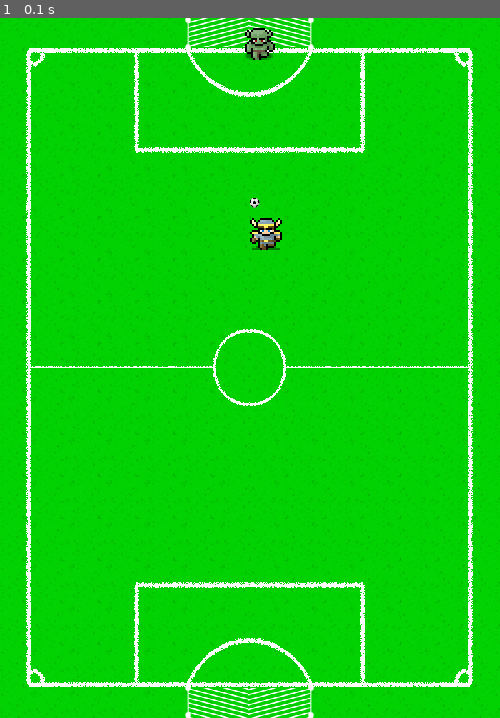
Above: before the commit, frame 1.
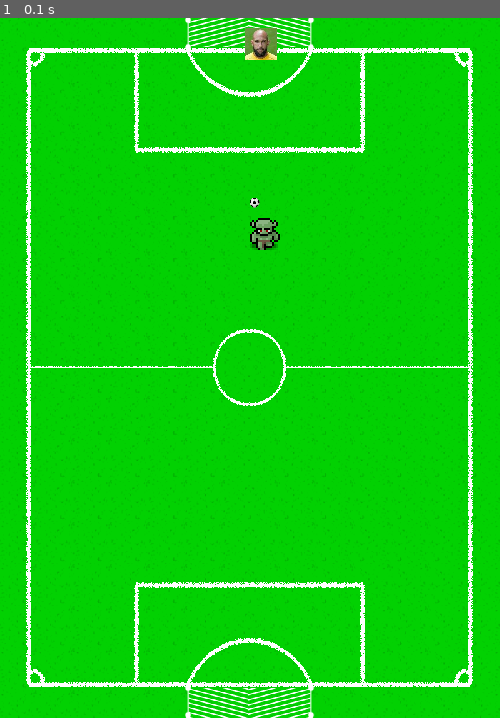
Above: after the commit, the same moment.

Repository: gichero/python-Exercises
Game: pygame game, started from Week2/pygame2/penaltyShootout2.py
Same seed, same stepped clock (60 frames per second), same inputs: the game is played once before the commit and once after it.
Inputs:
- Up to frame 1 (0.1 s): no input

The runs differ from the first frame. In frame 1, 0.5% of the frame differs, in the area x 49-57%, y 1-34%.

Commit message:
updates on goalie events

Diff:
--- a/Week2/pygame2/penaltyShootout.py
+++ b/Week2/pygame2/penaltyShootout.py
@@ -51,14 +51,14 @@
     ball = Ball(250, 180)
     pygame.init()
 
-    sscreen = pygame.display.set_mode((width, height))
+    screen = pygame.display.set_mode((width, height))
     pygame.display.set_caption('Penalty Shootout')
     clock = pygame.time.Clock()
     stop_game = False
     gameExit = False
     image = pygame.image.load('football-pitch2.png').convert_alpha()
-    playerimage = pygame.image.load('hero.png').convert_alpha()
-    goalieimage = pygame.image.load('monster.png').convert_alpha()
+    playerimage = pygame.image.load('monster.png').convert_alpha()
+    goalieimage = pygame.image.load('howard.png').convert_alpha()
     ballimage = pygame.image.load('football.png').convert_alpha()
     counter = 0
 
@@ -91,7 +91,7 @@
                 screen.blit(ballimage,(250,180))
 
                 pygame.display.update()
-                clock.tick(60)
+                clock.tick(10)
 
             # if movement >=165 and movement <= 300:
             #
@@ -109,7 +109,7 @@
             screen.blit(ballimage,(250,180))
 
             pygame.display.update()
-            clock.tick(60)
+            clock.tick(10)
 
         screen.blit(image, (0, 0))
         screen.blit(playerimage,(250,200))
@@ -117,7 +117,7 @@
         screen.blit(ballimage,(250,180))
 
         pygame.display.update()
-        clock.tick(60)
+        clock.tick(10)
 
 
     pygame.quit()
--- a/Week2/pygame2/penaltyShootout2.py
+++ b/Week2/pygame2/penaltyShootout2.py
@@ -10,16 +10,19 @@
 
 class Player(object):
     def __init__(self, x, y):
-        self.name = 'player1'
+        self.name = 'player'
         self.y = y
         self.y = y
+
+    def render(self,screen):
+         pygame.image.load('monster.png').convert_alpha()
 
 
 class Goalie(object):
     def __init__(self, x, y):
         self.name = 'goalie'
-        self.x = x
-        self.y = y
+        self.x = 0
+        self.y = 0
         self.speed_x = 0
         self.speed_y = 0
 
@@ -27,12 +30,8 @@
         self.x += self.speed_x
         self.y += self.speed_y
 
-    # def moveright(self):
-    #     self.x += 1
-    #
-    # def moveleft(self):
-    #     self.x -=1
-
+    def render(self, screen):
+         pygame.image.load('howard.png').convert_alpha()
 
 class Ball():
     def __init__(self, x, y):
@@ -40,41 +39,48 @@
         self.x = x
         self.y = y
 
+    def render(self, screen):
+         pygame.image.load('football.png').convert_alpha()
+
 
 def main():
-
+    # declare size of canvas
     width = 500
     height = 700
-    player = Player(250, 200)
-    goalie = Goalie(245, 10)
-    ball = Ball(250, 180)
 
     pygame.init()
     screen = pygame.display.set_mode((width, height))
     pygame.display.set_caption('Penalty Shootout')
     # clock = pygame.time.Clock()
 
-    image = pygame.image.load('football-pitch2.png').convert_alpha()
-    playerimage = pygame.image.load('hero.png').convert_alpha()
-    goalieimage = pygame.image.load('monster.png').convert_alpha()
-    ballimage = pygame.image.load('football.png').convert_alpha()
+    # image = pygame.image.load('football-pitch2.png').convert_alpha()
+    # playerimage = pygame.image.load('monster.png').convert_alpha()
+    # goalieimage = pygame.image.load('howard.png').convert_alpha()
+    # ballimage = pygame.image.load('football.png').convert_alpha()
+
+    #game initialization
+    player = Player(250, 200)
+    goalie = Goalie(245, 10)
+    ball = Ball(250, 180)
 
     stop_game = False
     while not stop_game:
         for event in pygame.event.get():
-            if event.type == pygame.QUIT:
-                stop_game = True
-
+            # Event handling
             if event.type == pygame.KEYDOWN:
+            # activate the cooresponding speeds
+            # when an arrow key is pressed down
                 if event.key == KEY_DOWN:
-                    goalie.speed_y = 1
+                    goalie.speed_y = 5
                 elif event.key == KEY_UP:
-                    goalie.speed_y = -1
+                    goalie.speed_y = -5
                 elif event.key == KEY_LEFT:
-                    goalie.speed_x = -1
+                    goalie.speed_x = -5
                 elif event.key == KEY_RIGHT:
-                    goalie.speed_x = 1
+                    goalie.speed_x = 5
             if event.type == pygame.KEYUP:
+                # deactivate the cooresponding speeds
+                # when an arrow key is released
                 if event.key == KEY_DOWN:
                     goalie.speed_y = 0
                 elif event.key == KEY_UP:
@@ -83,69 +89,24 @@
                     goalie.speed_x = 0
                 elif event.key == KEY_RIGHT:
                     goalie.speed_x = 0
+            if event.type == pygame.QUIT:
+                stop_game = True
 
+        goalie.update()
 
-        # counter = 0
-        # movelist = ['moveleft', 'moveright']
-        # movement = movelist[random.randint(0, 1)]
-        #
-        # while counter <= 60:
-        #     if movement == 'moveleft':
-        #         getattr(goalie, movement)()
-        #
-        #         screen.blit(image, (0, 0))
-        #         screen.blit(playerimage, (250, 200))
-        #         screen.blit(goalieimage, (goalie.x, goalie.y))
-        #         screen.blit(ballimage, (250, 180))
-        #         pygame.display.update()
-        #         clock.tick(60)
-        #
-        #         if goalie.x == 245:
-        #             goalie.y = 10
-        #             getattr(goalie, movement)()
-        #
-        #             screen.blit(image, (0, 0))
-        #             screen.blit(playerimage, (250, 200))
-        #             screen.blit(goalieimage, (goalie.x, goalie.y))
-        #             screen.blit(ballimage, (250, 180))
-        #             pygame.display.update()
-        #             clock.tick(60)
-        #
-        #     elif movement == "moveright":
-        #         getattr(goalie, movement)()
-        #
-        #         screen.blit(image, (0, 0))
-        #         screen.blit(playerimage, (250, 200))
-        #         screen.blit(goalieimage, (goalie.x, goalie.y))
-        #         screen.blit(ballimage, (250, 180))
-        #         pygame.display.update()
-        #         clock.tick(60)
-        #
-        #         if goalie.x == 245:
-        #             goalie.x = 10
-        #             getattr(goalie, movement)()
-        #
-        #             screen.blit(image, (0, 0))
-        #             screen.blit(playerimage, (250, 200))
-        #             screen.blit(goalieimage, (goalie.x, goalie.y))
-        #             screen.blit(ballimage, (250, 180))
-        #             pygame.display.update()
-        #             clock.tick(60)
-        #     counter += 1
+        image = pygame.image.load('football-pitch2.png').convert_alpha()
+        playerimage = pygame.image.load('monster.png').convert_alpha()
+        goalieimage = pygame.image.load('howard.png').convert_alpha()
+        ballimage = pygame.image.load('football.png').convert_alpha()
 
-        # pygame.display.update()
-        # clock.tick(60)
-        #
-        #
-        #
-        goalie.update()
+        goalie.render(screen)
+
         screen.blit(image, (0, 0))
         screen.blit(playerimage,(250,200))
-        screen.blit(goalieimage,(245,10))
+        screen.blit(goalieimage,(245, 10))
         screen.blit(ballimage,(250,180))
 
         pygame.display.update()
-        # clock.tick(60)
 
     pygame.quit()
 
Binary file removed: Week2/pygame2/goblin.png
Binary file added: Week2/pygame2/howard.png
